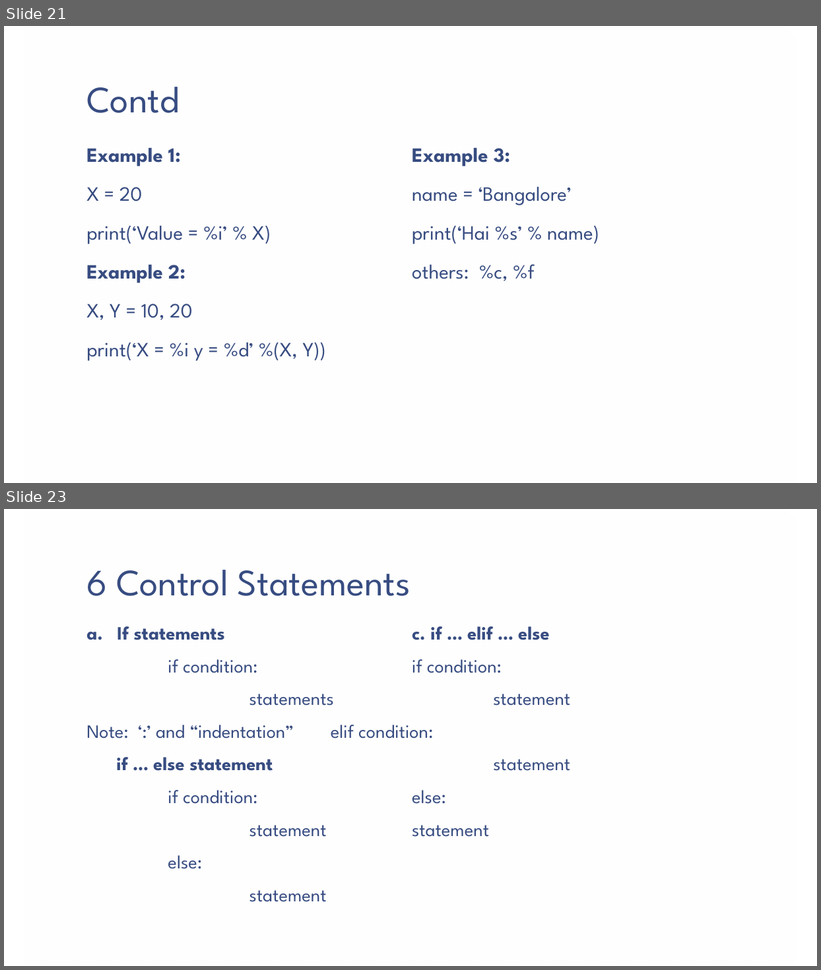
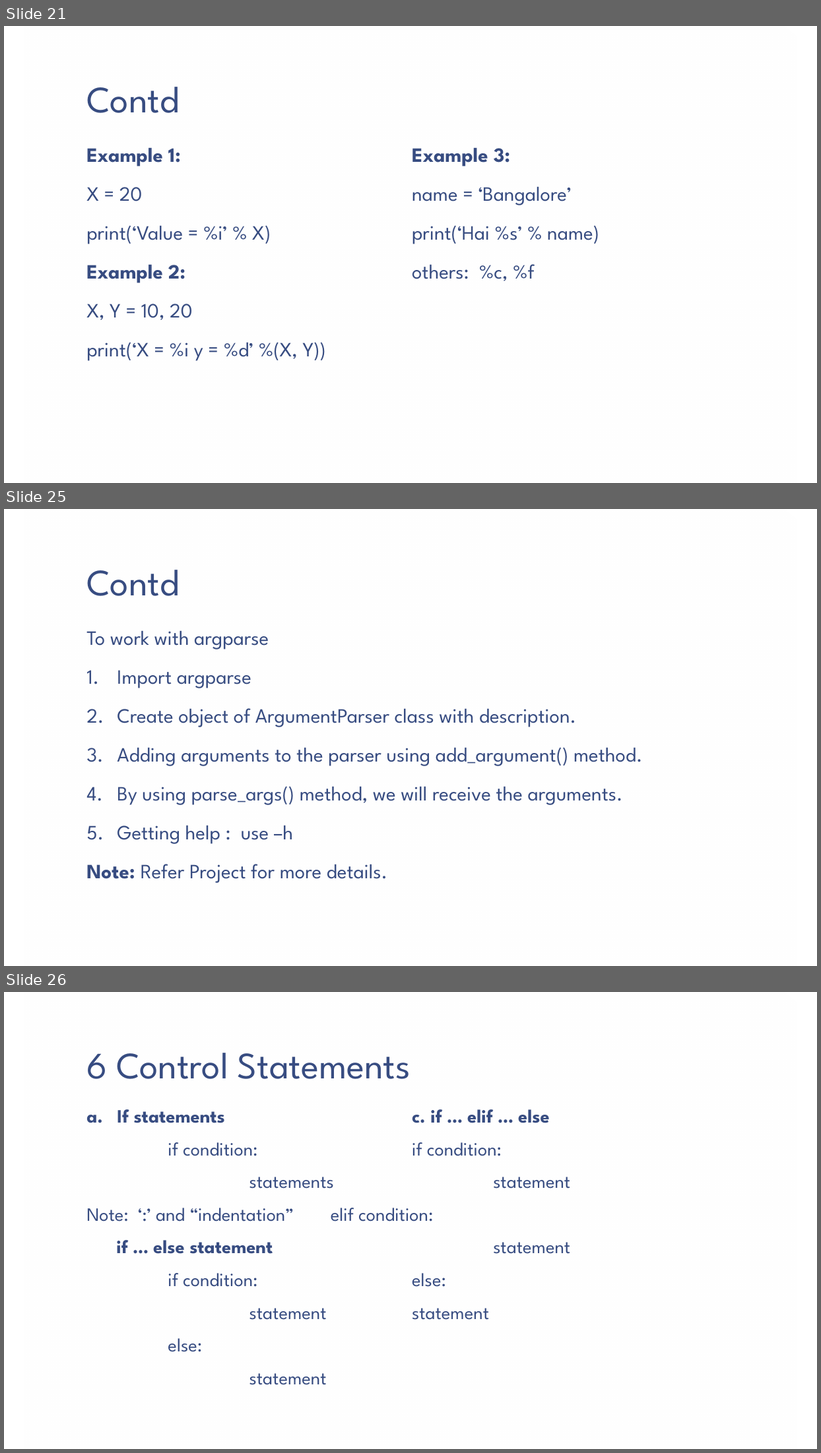
Before and after one commit to vaishnavi-consultants/Computer-Science, a slide deck: Python/Session2/PPT/Python_Fundamentals(Notes).pptx. Shown one above the other, each under a label of ours: slides 21 and 23 before the commit, slides 21, 25 and 26 after it; the slides between them are not shown. The pictures are 821x970 and 821x1453 pixels, drawn with LibreOffice and Linux fonts; fonts in the diff are those of the drawing; background and template pictures are left out. Boxes give left, top, right and bottom in pixels: in the first picture for what was removed or moved away, otherwise in the second. Text is boxed around its words. In the diff, an @@ line names an element or a change of style, - is before the commit and + after.

```diff
--- a/Python/Session2/PPT/Python_Fundamentals(Notes).pptx
+++ b/Python/Session2/PPT/Python_Fundamentals(Notes).pptx
@@ slide 25 added at box(4, 509, 817, 966), background picture (left out); not listed: 1 template element that a slide beside it also shows @@
@@ title added at box(86, 570, 179, 596), 44 pt, text #374C81 @@
+Contd
@@ text added at box(86, 631, 643, 883), 24 pt, text #374C81 @@
+To work with argparse
+1. Import argparse
+2. Create object of ArgumentParser class with description.
+3. Adding arguments to the parser using add_argument() method.
+4. By using parse_args() method, we will receive the arguments.
+5. Getting help : use –h
+Note: Refer Project for more details.
@@ what was slide 23 is now slide 26 @@
```
Also in this commit, not shown: 3 slides changed, 2 other slides added.
